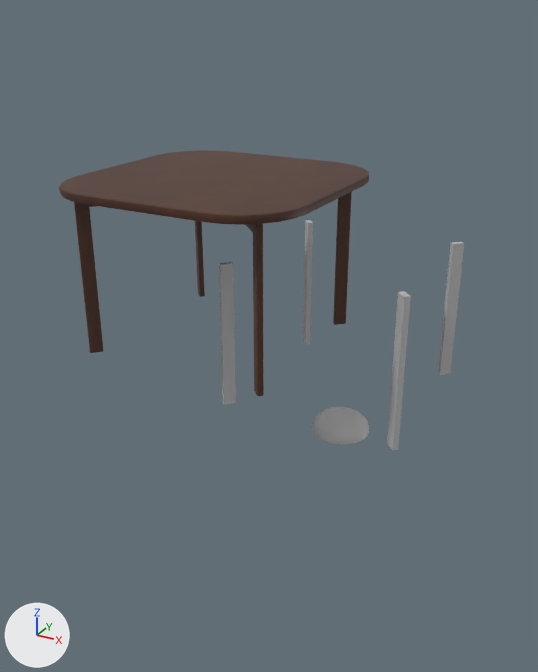
Before and after pictures for a commit that changed the FBX model Content/LevelPrototyping/Meshes/MiscMeshes/SM_TableN.fbx.
Rendered twice from a 50 mm lens placed at (1.6, -3.87, 1.74), pointed at (-0.36, -0.29, -0.05). Arrows for +X, +Y and +Z are at lower left; the lights stay in place. Where no turn or scale is listed for an object, it has been applied to the vertices.
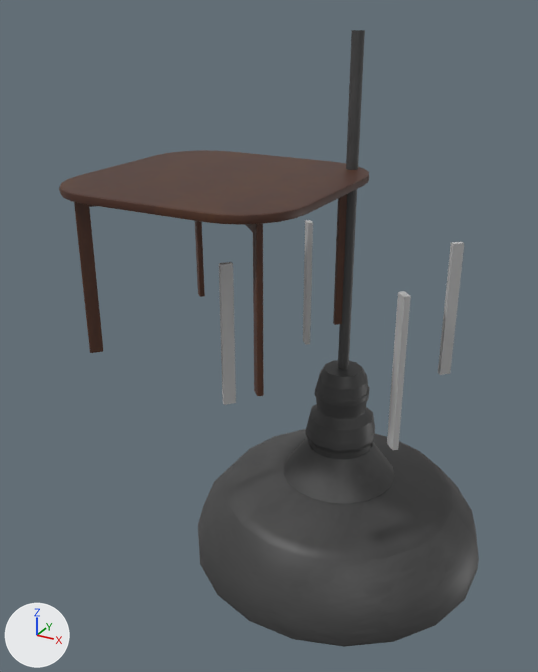
What differs and where, as boxes (x1, y1, x2, y2) in the pictures (538 x 672 px):
'LampN', added: after (198, 30, 479, 647)
'pCylinder5', deleted: before (312, 407, 369, 445)

Patch to the scene script:
```diff
--- a/Content/LevelPrototyping/Meshes/MiscMeshes/SM_TableN.fbx.py
+++ b/Content/LevelPrototyping/Meshes/MiscMeshes/SM_TableN.fbx.py
@@ me_mesh_010_1 @@
+me_mesh_010_1.from_pydata(...)  # 710 vertices, 712 faces; spans x -0.94..0.94, y -0.94..0.94, z -1.63..1.63
+me_mesh_010_1.materials.append(mat_lambert2)  # picture img_t_trimsheet_prop_museum_set1_basecolor_png
@@ ob_pcylinder5 @@
-ob_pcylinder5 = bpy.data.objects.new('pCylinder5', me_mesh_010)
-ob_pcylinder5.location = (0.0, 0.0, 0.0)
@@ ob_lampn @@
+ob_lampn = bpy.data.objects.new('LampN', me_mesh_010_1)
+ob_lampn.location = (0.0, 0.0, 0.0)
```
